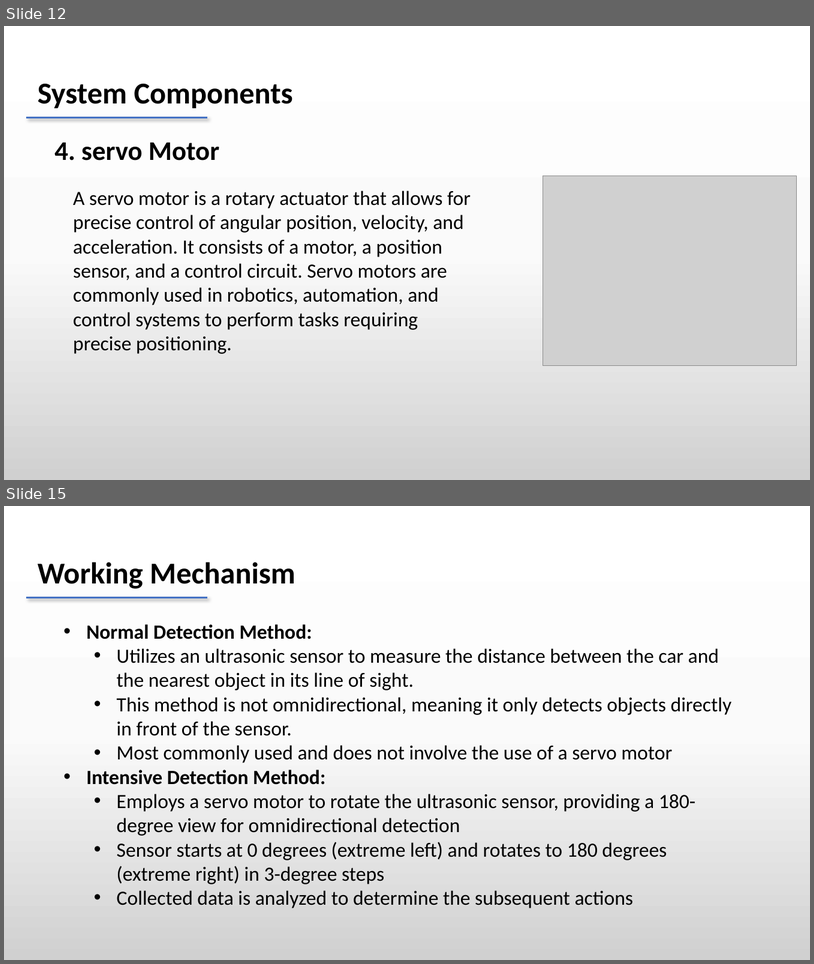
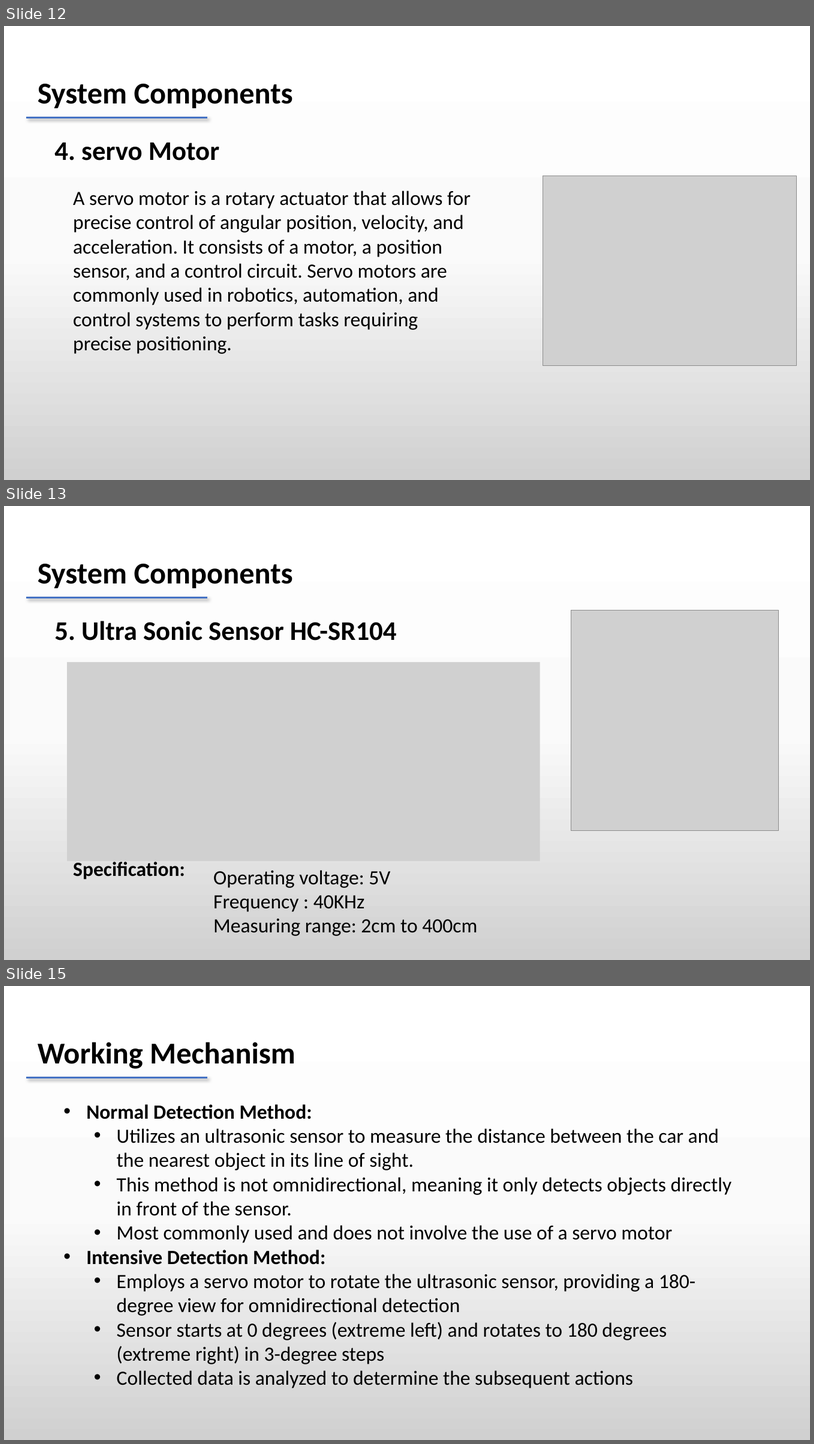
Before and after one commit to dheeraj78/project-4-2, a slide deck: Batch 8 .pptx. Shown one above the other, each under a label of ours: slides 12 and 15 before the commit, slides 12, 13 and 15 after it; the slides between them are not shown. The pictures are 814x964 and 814x1444 pixels, drawn with LibreOffice and Linux fonts; fonts in the diff are those of the drawing; grey boxes stand for pictures. Boxes give left, top, right and bottom in pixels: in the first picture for what was removed or moved away, otherwise in the second. Text is boxed around its words. In the diff, an @@ line names an element or a change of style, - is before the commit and + after.

```diff
--- a/Batch 8 .pptx
+++ b/Batch 8 .pptx
@@ slide 13 added at [4, 506, 810, 960], background gradient #FFFFFF to #FBFBFB to #D1D1D1 @@
@@ text added at [38, 564, 293, 588], 36 pt, text #000000, bold @@
+System Components
@@ line added from (26, 597) to (208, 597), #4472C4 2.25 pt @@
@@ picture added at [572, 610, 779, 831] @@
@@ text added at [54, 621, 397, 640], 32 pt, text #000000, bold @@
+5. Ultra Sonic Sensor HC-SR104
@@ picture added at [67, 662, 540, 861] @@
@@ text added at [73, 861, 185, 879], 24 pt, text #000000, bold @@
+Specification:
@@ text added at [213, 870, 477, 936], 24 pt, text #000000 @@
+Operating voltage: 5V
+Frequency : 40KHz
+Measuring range: 2cm to 400cm
```
Also in this commit, not shown: 2 slides changed, 3 other slides added, 2 slides removed.
